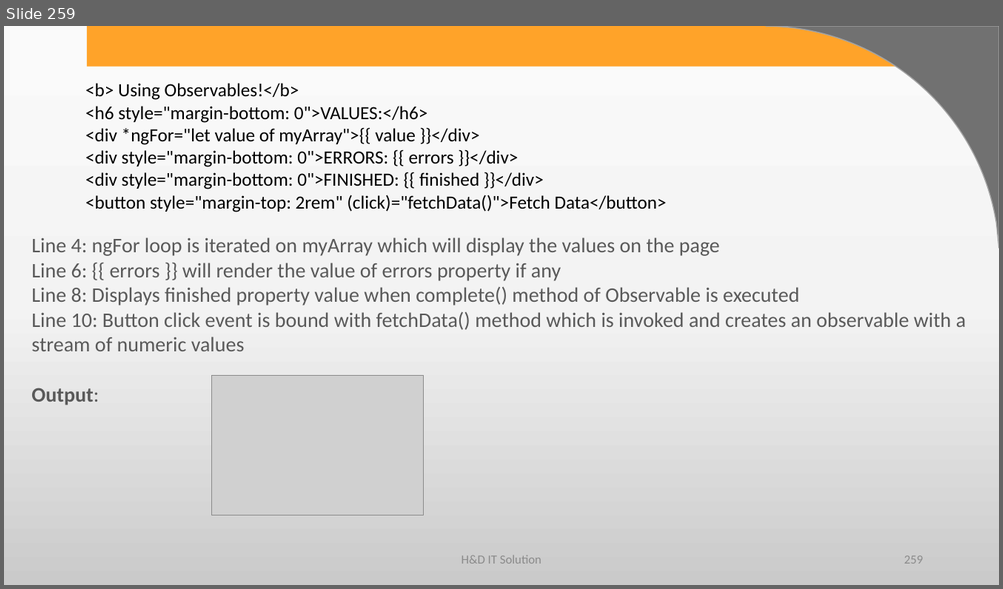
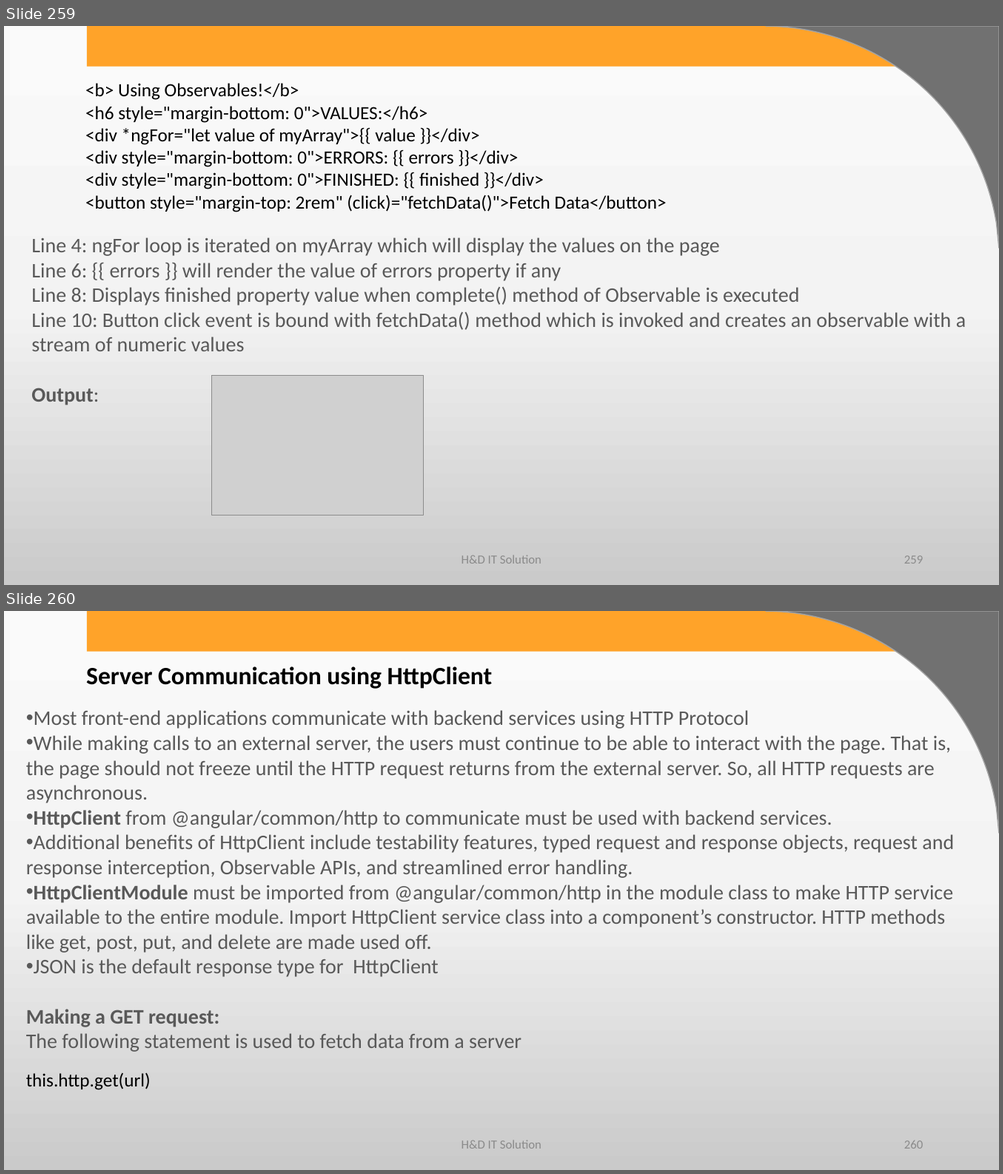
Before and after one commit to harshadasawant/forms, a slide deck: ppt/ANGULAR.pptx. Shown one above the other, each under a label of ours: slide 259 before the commit, slides 259 and 260 after it. The pictures are 1003x589 and 1003x1174 pixels, drawn with LibreOffice and Linux fonts; fonts in the diff are those of the drawing; grey boxes stand for pictures; background and template pictures are left out. Boxes give left, top, right and bottom in pixels: in the first picture for what was removed or moved away, otherwise in the second. Text is boxed around its words. In the diff, an @@ line names an element or a change of style, - is before the commit and + after.

```diff
--- a/ppt/ANGULAR.pptx
+++ b/ppt/ANGULAR.pptx
@@ slide 260 added at (4, 611, 999, 1170), background gradient #FBFBFB to #F4F4F4 to #CBCBCB; not listed: 2 template elements that a slide beside it also shows @@
@@ text added at (86, 667, 492, 689), 24 pt, text #000000, bold @@
+Server Communication using HttpClient
@@ text added at (26, 710, 953, 1052), 20 pt, text #595959 @@
+• Most front-end applications communicate with backend services using HTTP Protocol
+• While making calls to an external server, the users must continue to be able to interact with the page. That is, the page should not freeze until the HTTP request returns from the external server. So, all HTTP requests are asynchronous.
+• HttpClient from @angular/common/http to communicate must be used with backend services.
+• Additional benefits of HttpClient include testability features, typed request and response objects, request and response interception, Observable APIs, and streamlined error handling.
+• HttpClientModule must be imported from @angular/common/http in the module class to make HTTP service available to the entire module. Import HttpClient service class into a component’s constructor. HTTP methods like get, post, put, and delete are made used off.
+• JSON is the default response type for HttpClient
+Making a GET request:
+The following statement is used to fetch data from a server
@@ text added at (26, 1073, 151, 1091), 18 pt, text #000000 @@
+this.http.get(url)
@@ text added at (461, 1141, 541, 1149), 12 pt, text #8C8C8C @@
+H&D IT Solution
@@ page number added at (904, 1141, 922, 1149), 12 pt, text #8C8C8C @@
+260
```
Also in this commit, not shown: 22 other slides added, 2 other files.
